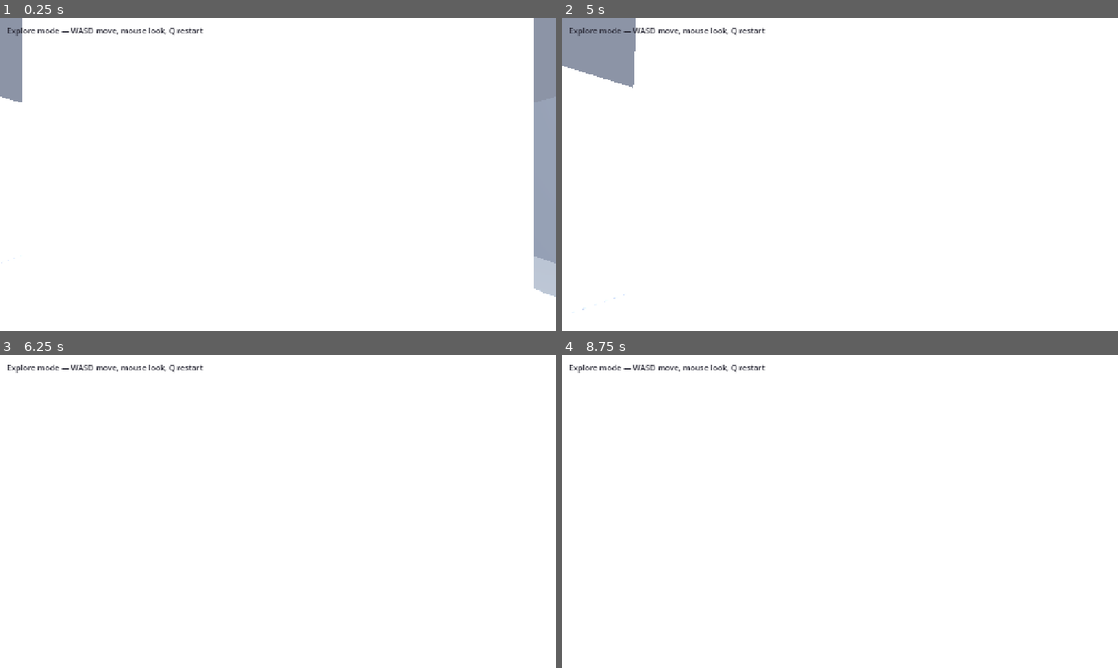
Above: before the commit, frames 1-4 (two rows, left to right).
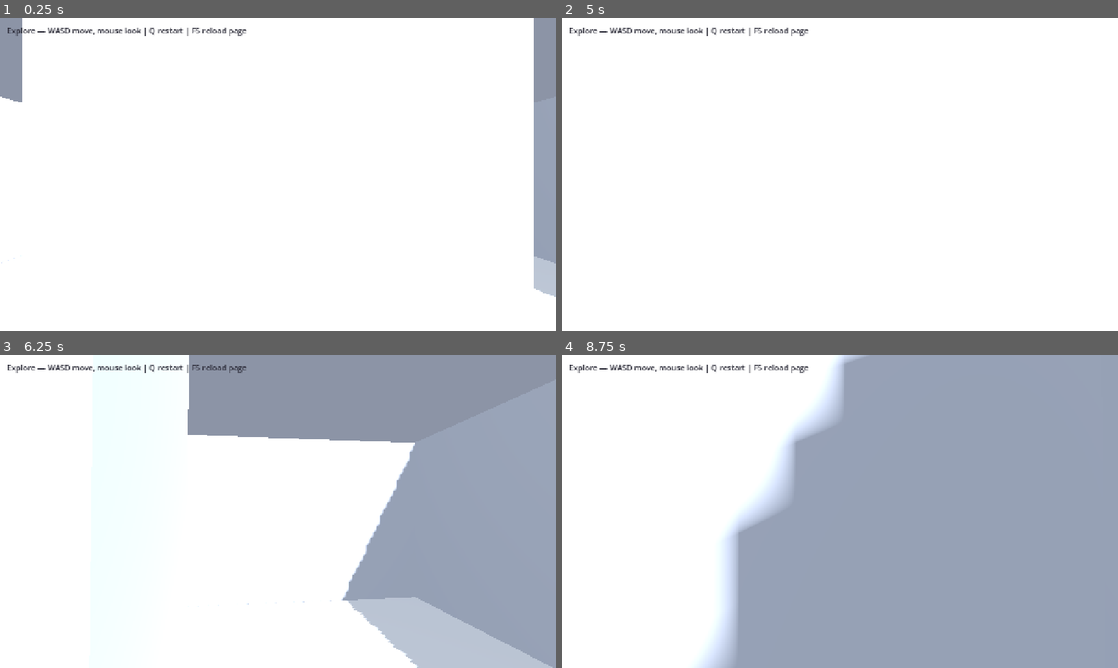
Above: after the commit, the same moments.

Repository: laim-1/LasVegas
Game: Godot game, scene res://scenes/main.tscn
The game is run twice, just before and just after one commit, with the same random seed, the same clock (stepped at 60 frames per second) and the same inputs.
Inputs (mouse positions are in pixels of both pictures, inside the frame that each line leads up to):
- Up to frame 1 (0.25 s): no input
- Up to frame 2 (5 s): tap Enter at 0.5 s; move the mouse to (867, 174) at 0.52 s; hold W (move_forward) from 0.53 s (still down); click (867, 174) at 0.67 s; tap Q (restart) at 1.25, 2, 2.75, 3.5, 4.15, 4.25 s; move the mouse to (812, 174) at 1.27 s; click (812, 174) at 1.42 s; move the mouse to (851, 168) at 2.02 s; click (851, 168) at 2.17 s; move the mouse to (834, 180) at 2.77 s; click (834, 180) at 2.92 s; move the mouse to (878, 177) at 3.52 s; click (878, 177) at 3.67 s; move the mouse to (795, 171) at 4.27 s; click (795, 171) at 4.42 s; tap F3 (reload_page, bound only after the commit) at 4.9 s
- Up to frame 3 (6.25 s): move the mouse to (283, 511) at 5.02 s; click (283, 511) at 5.17 s; move the mouse to (255, 505) at 5.77 s; release W (move_forward) at 5.78 s; hold D (move_right) from 5.78 s (still down); click (255, 505) at 5.92 s
- Up to frame 4 (8.75 s): move the mouse to (867, 511) at 6.52 s; release D (move_right) at 6.53 s; hold W (move_forward) from 6.53 s (still down); click (867, 511) at 6.67 s; move the mouse to (812, 511) at 7.27 s; click (812, 511) at 7.42 s; move the mouse to (851, 505) at 8.02 s; click (851, 505) at 8.17 s

The runs differ from the first frame. In frame 1, 0.5% of the frame differs, in the area x 6-45%, y 3-6%; in frame 2, 2.8%; in frame 3, 41%; in frame 4, 65%, in the area x 6-100%, y 0-100%.

Commit message:
Add F5 reload and web patch script for cache busting
Co-authored-by: Cursor <cursoragent@cursor.com>

Diff:
--- a/godot/project.godot
+++ b/godot/project.godot
@@ -53,6 +53,11 @@
 "events": [Object(InputEventKey,"resource_local_to_scene":false,"resource_name":"","device":-1,"window_id":0,"alt_press …(190 unchanged characters)…
 ]
 }
+reload_page={
+"deadzone": 0.5,
+"events": [Object(InputEventKey,"resource_local_to_scene":false,"resource_name":"","device":-1,"window_id":0,"alt_pressed":false,"shift_pressed":false,"ctrl_pressed":false,"meta_pressed":false,"pressed":false,"keycode":0,"physical_keycode":4194334,"key_label":0,"unicode":0,"location":0,"echo":false,"script":null)
+]
+}
 
 [layer_names]
 
--- a/godot/scripts/game_manager.gd
+++ b/godot/scripts/game_manager.gd
@@ -19,6 +19,9 @@
 
 
 func _process(delta: float) -> void:
+	if Input.is_action_just_pressed("reload_page"):
+		_reload_web_page()
+
 	if Input.is_action_just_pressed("restart"):
 		restart()
 
@@ -40,6 +43,18 @@
 		mode = Mode.DEAD
 
 
+func _reload_web_page() -> void:
+	if OS.has_feature("web"):
+		if JavaScriptBridge.eval("typeof window.reloadLasVegasGame === 'function'", true):
+			JavaScriptBridge.eval("window.reloadLasVegasGame();", true)
+		else:
+			JavaScriptBridge.eval(
+				"location.replace(location.pathname + '?t=' + Date.now());", true
+			)
+	else:
+		restart()
+
+
 func restart() -> void:
 	mode = Mode.PLAYING
 	elapsed_seconds = 0.0
@@ -49,7 +64,7 @@
 
 func get_status_text() -> String:
 	if EXPLORE_MODE:
-		return "Explore mode — WASD move, mouse look, Q restart"
+		return "Explore — WASD move, mouse look | Q restart | F5 reload page"
 	match mode:
 		Mode.PLAYING:
 			var remaining := maxf(0.0, 30.0 - elapsed_seconds)
Not shown, added: scripts/patch_web_export.py
